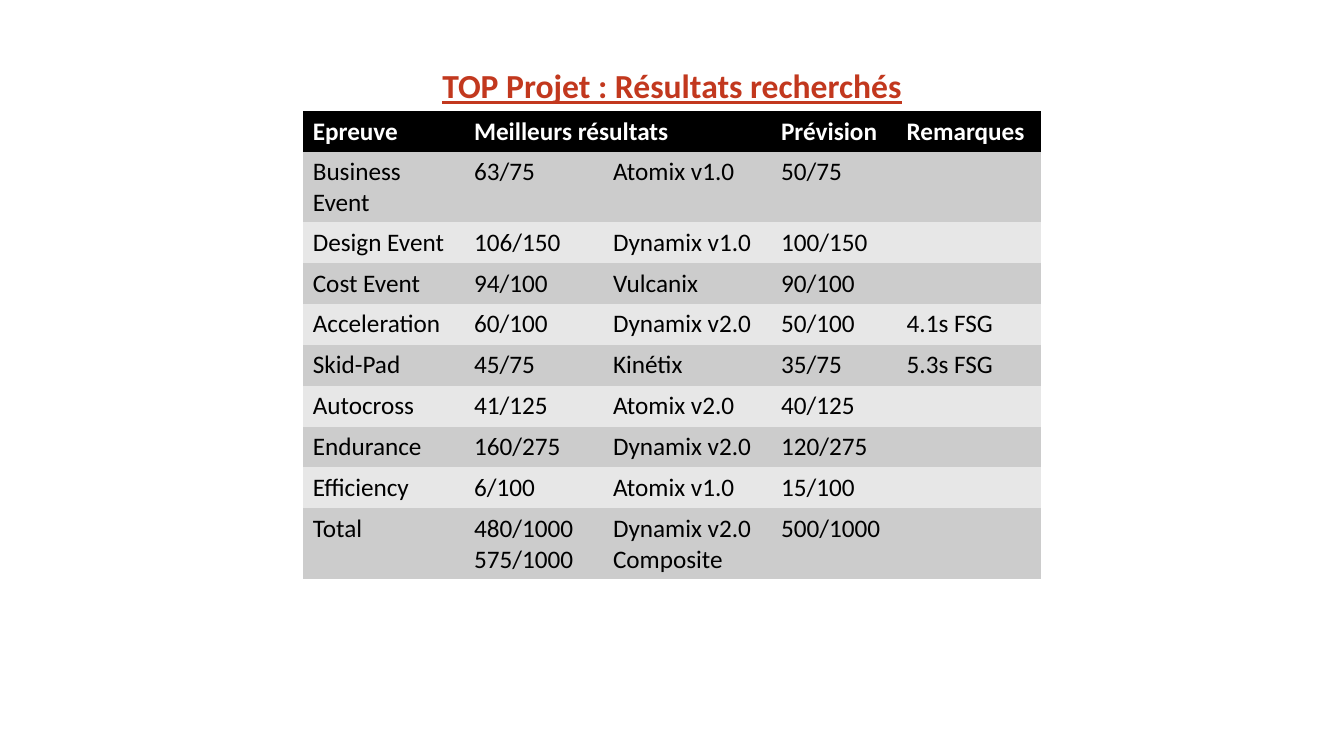
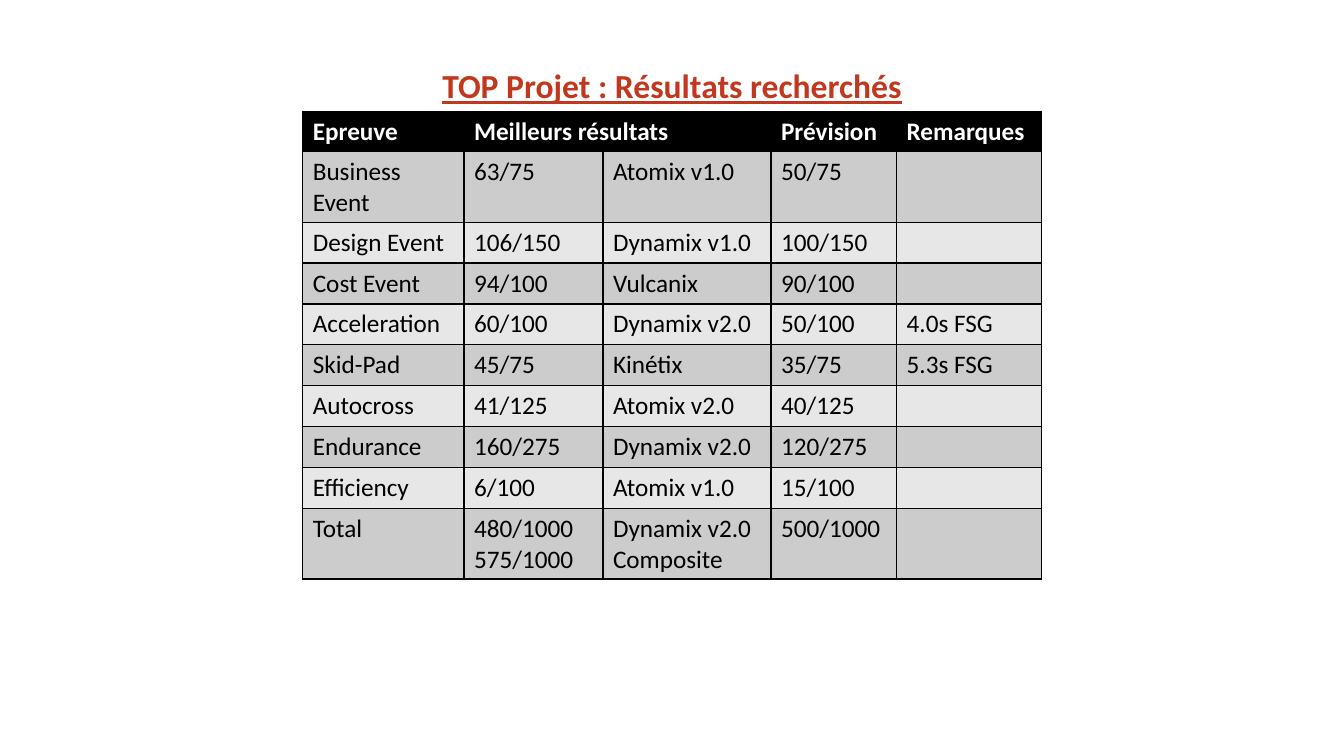
Before and after one commit to EOSCogniton/STUF-2020, a slide deck: slide 4 of AB_TOPs/01_Top_Projet/Top Projet.pptx. Drawn at 1344x756 pixels with LibreOffice and Linux fonts; fonts in the diff are those of the drawing; background and template pictures are left out. Boxes give left, top, right and bottom in pixels: in the first picture for what was removed or moved away, otherwise in the second. Text is boxed around its words. In the diff, an @@ line names an element or a change of style, - is before the commit and + after.

```diff
--- a/AB_TOPs/01_Top_Projet/Top Projet.pptx
+++ b/AB_TOPs/01_Top_Projet/Top Projet.pptx
@@ table at [302, 111, 1042, 579] @@
-row 5, column 5: 4.1s FSG
+row 5, column 5: 4.0s FSG
@@ borders changed @@
```
Also in this commit, not shown: 2 other slides changed, 3 other files.
